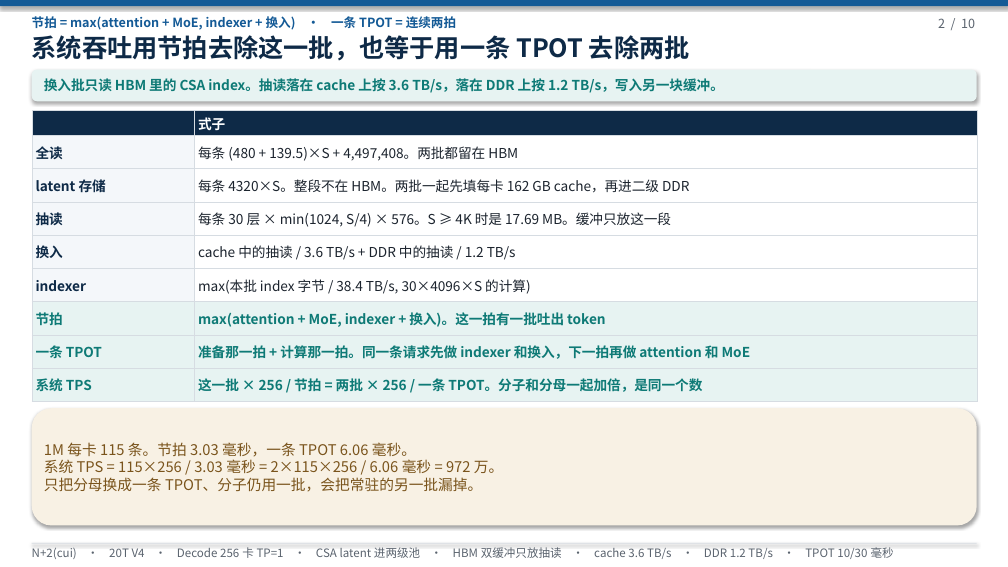
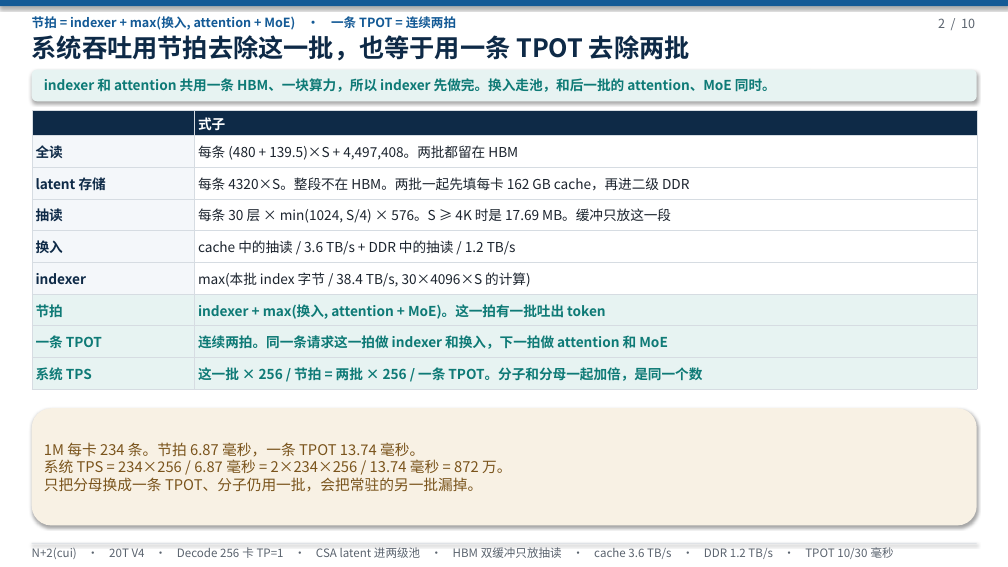
Before and after one commit to 69515164-rgb/UCL-MPComm, a slide deck: slide 2 of docs/N+2(cui)-20T-V4-两级池放CSA LATENT HBM DB抽读-590A.pptx. Drawn at 1008x567 pixels with LibreOffice and Linux fonts; fonts in the diff are those of the drawing. Boxes give left, top, right and bottom in pixels: in the first picture for what was removed or moved away, otherwise in the second. Text is boxed around its words. In the diff, an @@ line names an element or a change of style, - is before the commit and + after.

```diff
--- a/docs/N+2(cui)-20T-V4-两级池放CSA LATENT HBM DB抽读-590A.pptx
+++ b/docs/N+2(cui)-20T-V4-两级池放CSA LATENT HBM DB抽读-590A.pptx
@@ text at [32,16,456,30]: text changed @@
-节拍 = max(attention + MoE, indexer + 换入) · 一条 TPOT = 连续两拍
+节拍 = indexer + max(换入, attention + MoE) · 一条 TPOT = 连续两拍
@@ text at [44,78,776,92]: text changed @@
-换入批只读 HBM 里的 CSA index。抽读落在 cache 上按 3.6 TB/s，落在 DDR 上按 1.2 TB/s，写入另一块缓冲。
+indexer 和 attention 共用一条 HBM、一块算力，所以 indexer 先做完。换入走池，和后一批的 attention、MoE 同时。
@@ table at [32,110,977,388] @@
-row 7, column 2: max(attention + MoE, indexer + 换入)。这一拍有一批吐出 token
+row 7, column 2: indexer + max(换入, attention + MoE)。这一拍有一批吐出 token
-row 8, column 2: 准备那一拍 + 计算那一拍。同一条请求先做 indexer 和换入，下一拍再做 attention 和 MoE
+row 8, column 2: 连续两拍。同一条请求这一拍做 indexer 和换入，下一拍做 attention 和 MoE
@@ text at [44,442,511,473]: text changed @@
-1M 每卡 115 条。节拍 3.03 毫秒，一条 TPOT 6.06 毫秒。
-系统 TPS = 115×256 / 3.03 毫秒 = 2×115×256 / 6.06 毫秒 = 972 万。
+1M 每卡 234 条。节拍 6.87 毫秒，一条 TPOT 13.74 毫秒。
+系统 TPS = 234×256 / 6.87 毫秒 = 2×234×256 / 13.74 毫秒 = 872 万。
```
Also in this commit, not shown: 7 other slides changed, 1 other file.
